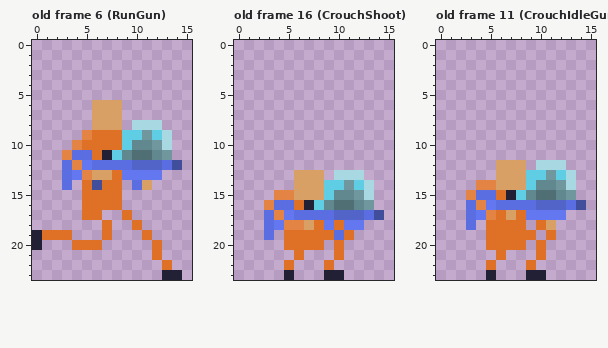
Pixel-art file: art/ase/hero.aseprite. Above, as it was before the edit.
16x24 pixels, 20 frames. Shown: old frame 6 (RunGun), old frame 16 (CrouchShoot), old frame 11 (CrouchIdleGun). The commit also changed other frames, which this record leaves out.
Now the later version:
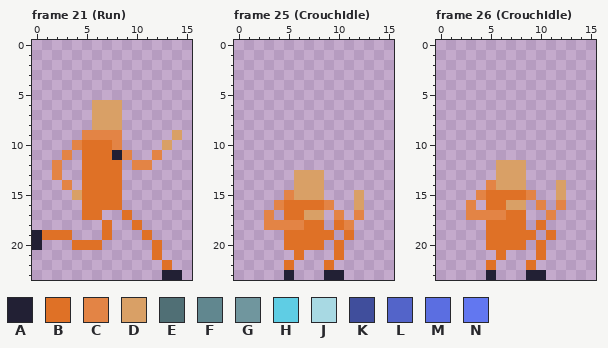
Palette (. is transparent): A #222034  B #df7126  C #e38445  D #d9a066  E #506f75  F #61878f  G #70969e  H #5fcde4  J #a8d9e3  K #404e9c  L #5364c9  M #5b6ee1  N #6277f0
A new or re-ordered frame is compared with the old frame closest to it.
Log entry: add hero crouch idle, crouch run, and run anims (no gun)
Edits made:
frames 20 -> 30
Frame 21 (Run) is new; against old frame 6 (RunGun):
y 8: x 10..12 JJJ -> ...
y 9: x 6..14 BBBHHGHJ. -> CCC.....D
y 10: x 8..13 BHFFGJ -> C....D
y 11: x 4..5 MM -> .B; x 7..13 AHFEEFG -> BAC..C.
y 12: x 2..14 .MCNMMMMLLLMK -> C..BBBB.CC...
y 13: x 2..7 .MNCDD -> C..BBB; x 9..12 NNNN -> ....
y 14: x 3 M -> C; x 6 K -> B; x 10..11 MD -> ..
y 15: x 4 . -> D
Frame 25 (CrouchIdle) is new; against old frame 16 (CrouchShoot):
y 13: x 10..12 JJJ -> ...
y 14: x 9..13 HHGHJ -> .....
y 15: x 4 C -> .; x 9..13 HFFGJ -> ...D.
y 16: x 3..5 CMM -> .CB; x 7..13 AHFEEFG -> BBC..D.
y 17: x 3..14 MCNMMMMLLLMK -> C.BBDD.C.C..
y 18: x 3..4 MN -> CC; x 7 D -> B; x 9 N -> .; x 11..12 NN -> C.
y 19: x 3 M -> .; x 10 M -> .
Frame 26 (CrouchIdle) is new; against old frame 11 (CrouchIdleGun):
y 12: x 10..12 JJJ -> ...
y 13: x 9..13 HHGHJ -> .....
y 14: x 4 C -> .; x 9..13 HFFGJ -> ...D.
y 15: x 3..5 CMM -> .CB; x 7..13 AHFEEFG -> BBC..D.
y 16: x 3..14 MCNMMMMLLLMK -> C.BBDD.C.C..
y 17: x 3..4 MN -> CC; x 6..7 BD -> CB; x 9..12 NNNN -> ..C.
y 18: x 3 M -> .; x 11 D -> .
Changed places in both pictures, as pixel boxes (x1, y1, x2, y2):
changed: (52, 120, 182, 200)
changed: (264, 170, 384, 240)
changed: (466, 160, 586, 230)
